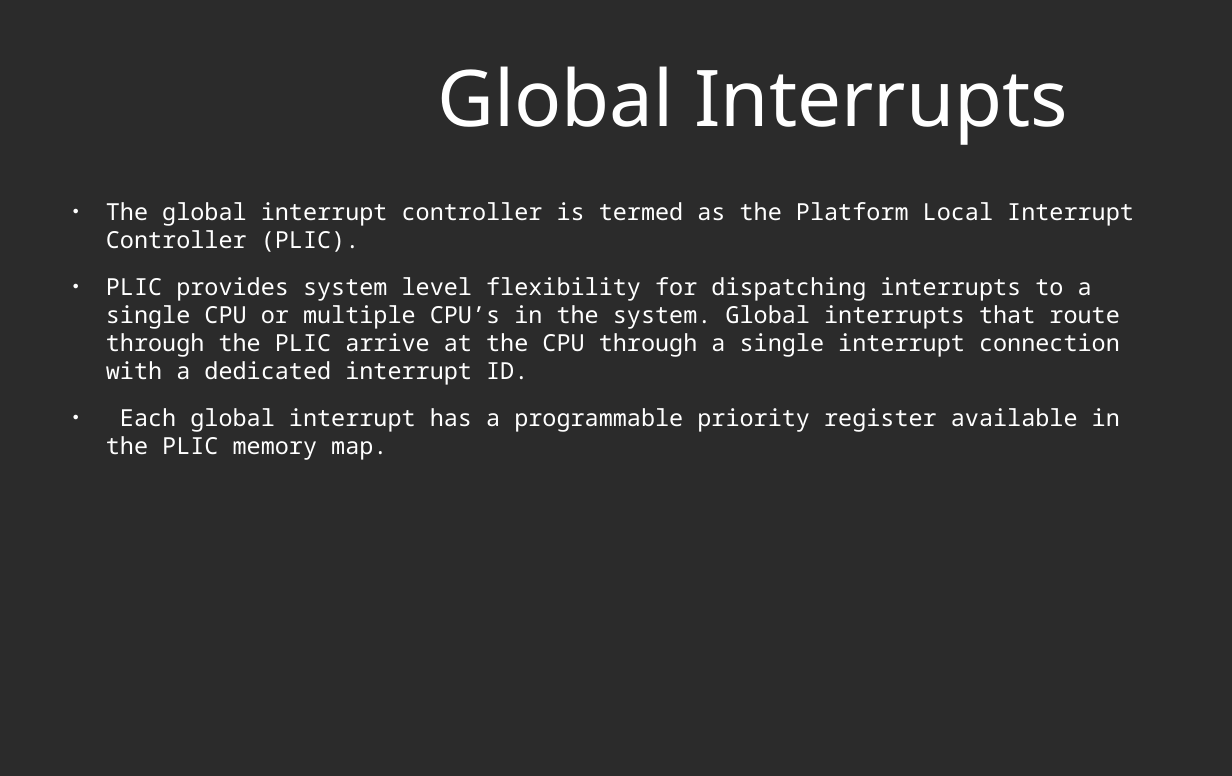
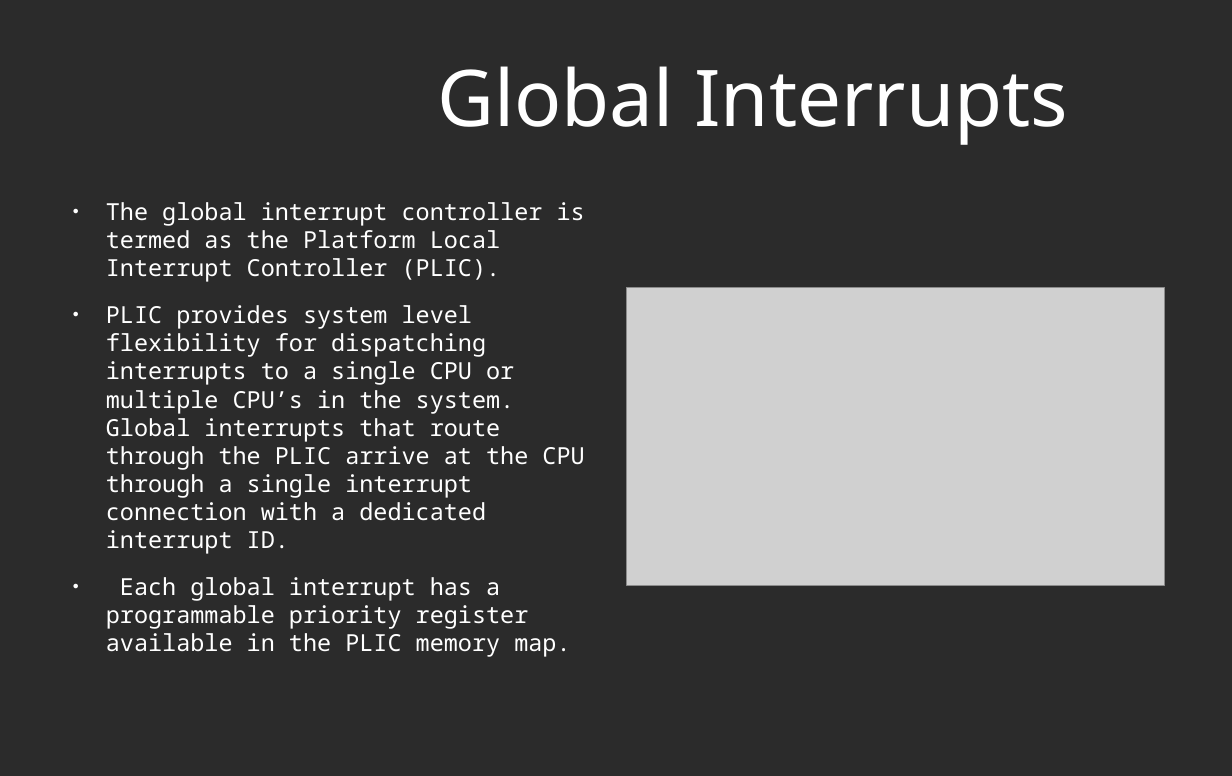
Before and after one commit to murthuja1708/desd_class, a slide deck: slide 38 of RISCV.odp (slide 29 before the commit). Drawn at 1232x776 pixels with LibreOffice and Linux fonts; fonts in the diff are those of the drawing; grey boxes stand for pictures; background and template pictures are left out; a plain dark background stands for a picture behind light text. Boxes give left, top, right and bottom in pixels: in the first picture for what was removed or moved away, otherwise in the second. Text is boxed around its words. In the diff, an @@ line names an element or a change of style, - is before the commit and + after.

```diff
--- a/RISCV.odp
+++ b/RISCV.odp
@@ text "The global interrupt controller is ..." rewrapped from box(106, 202, 1134, 460) to box(106, 202, 585, 657) @@
@@ picture added at box(626, 287, 1164, 585) @@
```
Also in this commit, not shown: 8 other slides changed, 15 slides added, 3 slides removed, 2 other files.
